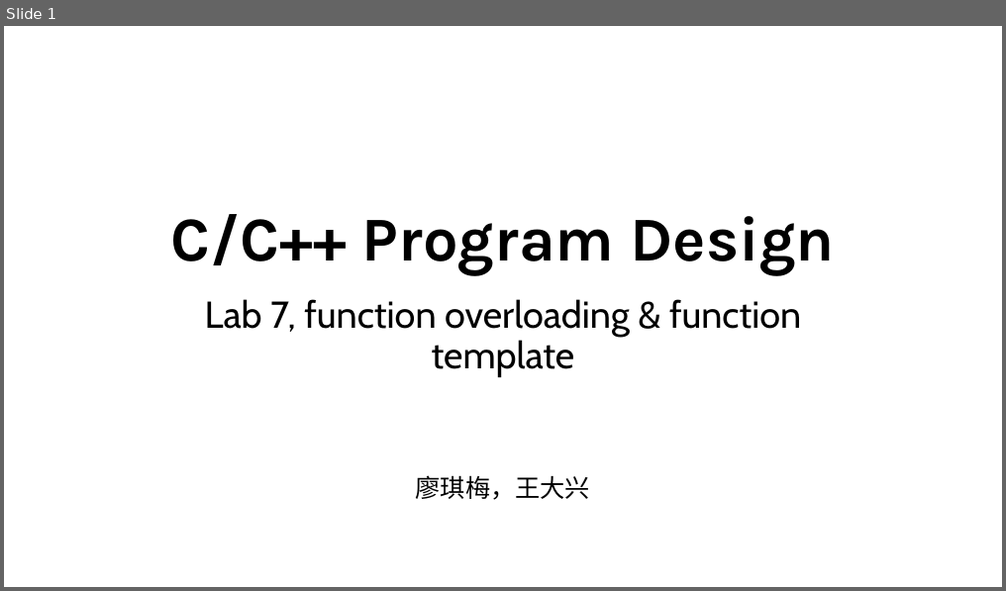
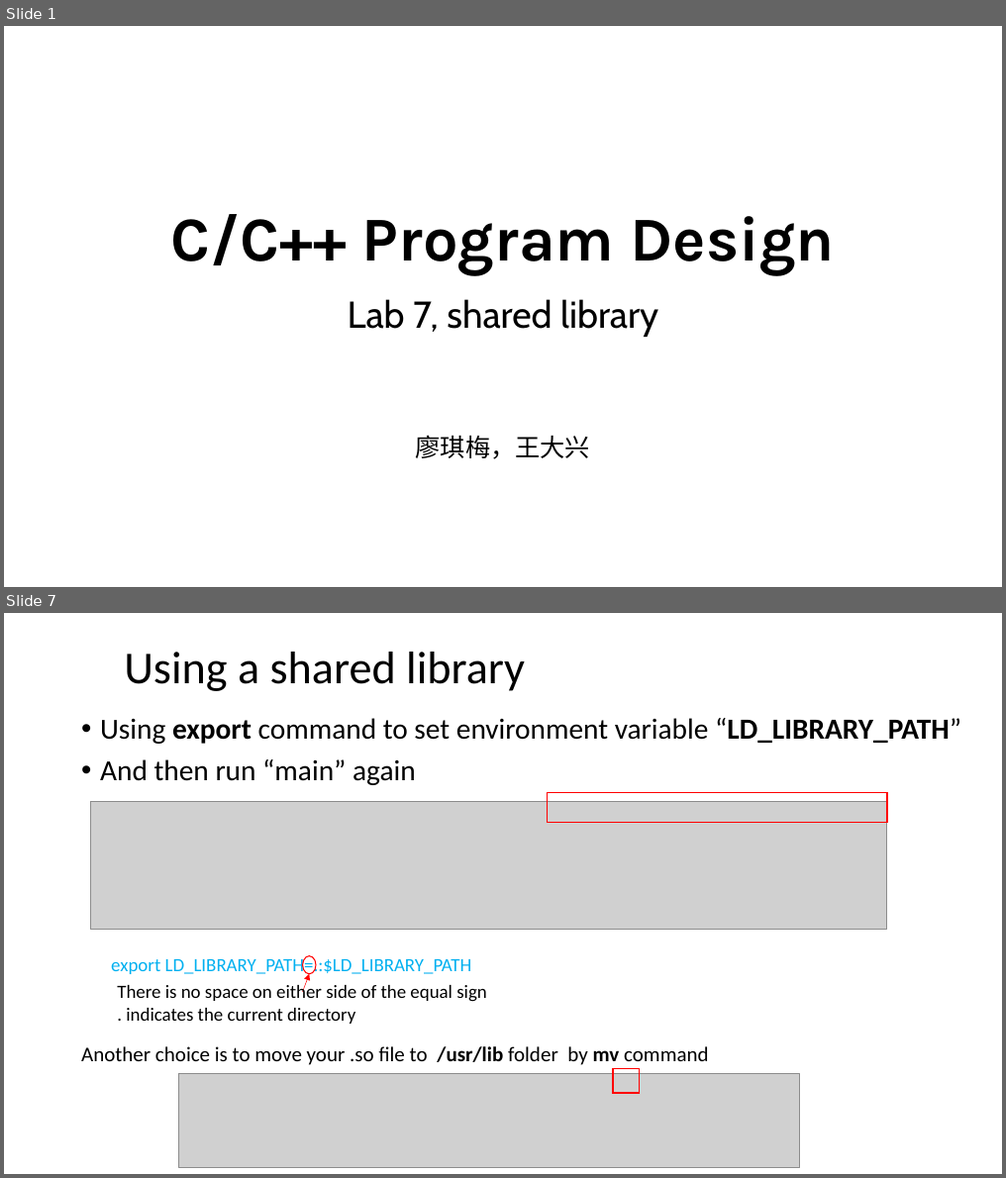
Before and after one commit to ShiqiYu/CPP, a slide deck: week07/Lab07.pptx. Shown one above the other, each under a label of ours: slide 1 before the commit, slides 1 and 7 after it; the slides between them are not shown. The pictures are 1006x591 and 1006x1178 pixels, drawn with LibreOffice and Linux fonts; fonts in the diff are those of the drawing; grey boxes stand for pictures; background and template pictures are left out. Boxes give left, top, right and bottom in pixels: in the first picture for what was removed or moved away, otherwise in the second. Text is boxed around its words. In the diff, an @@ line names an element or a change of style, - is before the commit and + after.

```diff
--- a/week07/Lab07.pptx
+++ b/week07/Lab07.pptx
@@ slide 7 added at [4,613,1002,1174], background #FFFFFF @@
@@ title added at [124,652,525,691], 44 pt, text #000000 @@
+Using a shared library
@@ text added at [100,718,961,785], 28 pt, text #000000 @@
+• Using export command to set environment variable “LD_LIBRARY_PATH”
+• And then run “main” again
@@ picture added at [91,802,887,930] @@
@@ rectangle added at [547,792,887,823], outline #FF0000 1.5 pt @@
@@ text added at [111,957,472,977], 18 pt, text #00B0F0 @@
+export LD_LIBRARY_PATH=.:$LD_LIBRARY_PATH
@@ ellipse added at [303,957,316,974], outline #FF0000 1 pt @@
@@ text added at [117,983,487,1024], 18 pt, text #000000 @@
+There is no space on either side of the equal sign
+. indicates the current directory
@@ arrow added from (303, 992) to (310, 974), #FF0000 0.5 pt @@
@@ text added at [81,1047,709,1065], 20 pt, text #000000 @@
+Another choice is to move your .so file to /usr/lib folder by mv command
@@ picture added at [178,1074,799,1167] @@
@@ rectangle added at [614,1069,640,1093], outline #FF0000 1.5 pt @@
@@ slide 1 changed as well @@
@@ subtitle at [348,299,658,337]: text changed @@
-Lab 7, function overloading & function template
+Lab 7, shared library
```
Also in this commit, not shown: 3 other slides changed, 6 other slides added, 17 slides removed, 5 other files.
